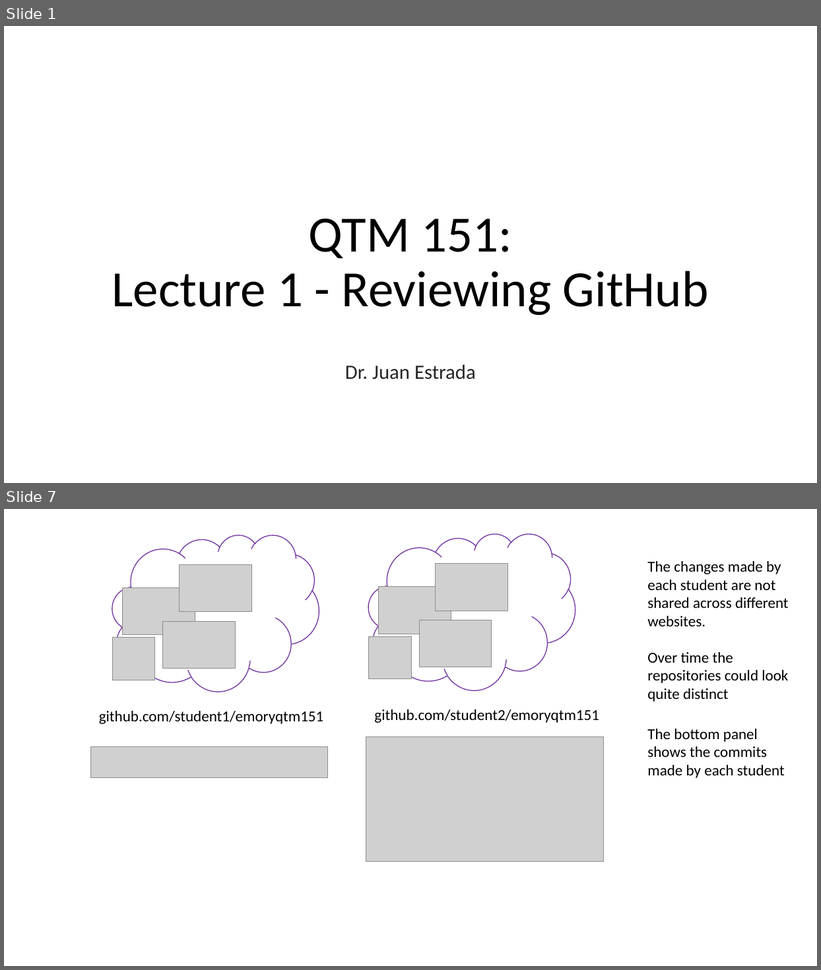
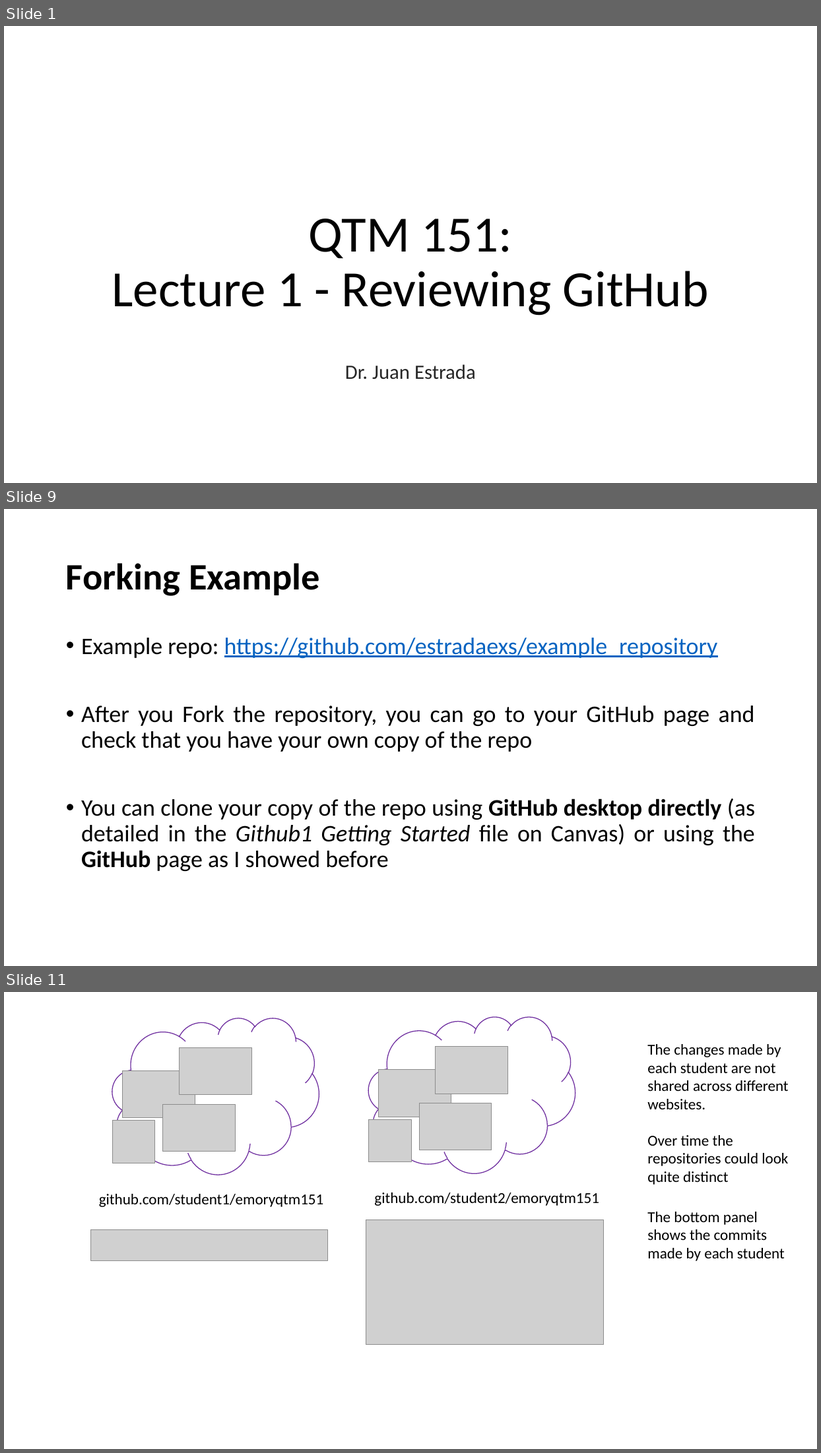
Before and after one commit to yoonpk147/qtm151_fall_2023, a slide deck: lecture_01/Lecture-GithubReview.pptx. Shown one above the other, each under a label of ours: slides 1 and 7 before the commit, slides 1, 9 and 11 after it; the slides between them are not shown. The pictures are 821x970 and 821x1453 pixels, drawn with LibreOffice and Linux fonts; fonts in the diff are those of the drawing; grey boxes stand for pictures; background and template pictures are left out. Boxes give left, top, right and bottom in pixels: in the first picture for what was removed or moved away, otherwise in the second. Text is boxed around its words. In the diff, an @@ line names an element or a change of style, - is before the commit and + after.

```diff
--- a/lecture_01/Lecture-GithubReview.pptx
+++ b/lecture_01/Lecture-GithubReview.pptx
@@ slide 9 added at box(4, 509, 817, 966), background #FFFFFF @@
@@ title added at box(66, 563, 320, 596), 44 pt, text #000000, bold @@
+Forking Example
@@ text added at box(81, 638, 755, 871), 28 pt, text #000000 @@
+• Example repo: https://github.com/estradaexs/example_repository
+• After you Fork the repository, you can go to your GitHub page and check that you have your own copy of the repo
+• You can clone your copy of the repo using GitHub desktop directly (as detailed in the Github1 Getting Started file on Canvas) or using the GitHub page as I showed before
@@ what was slide 7 is now slide 11 @@
```
Also in this commit, not shown: 2 slides changed, 5 other slides added, 2 slides removed.
